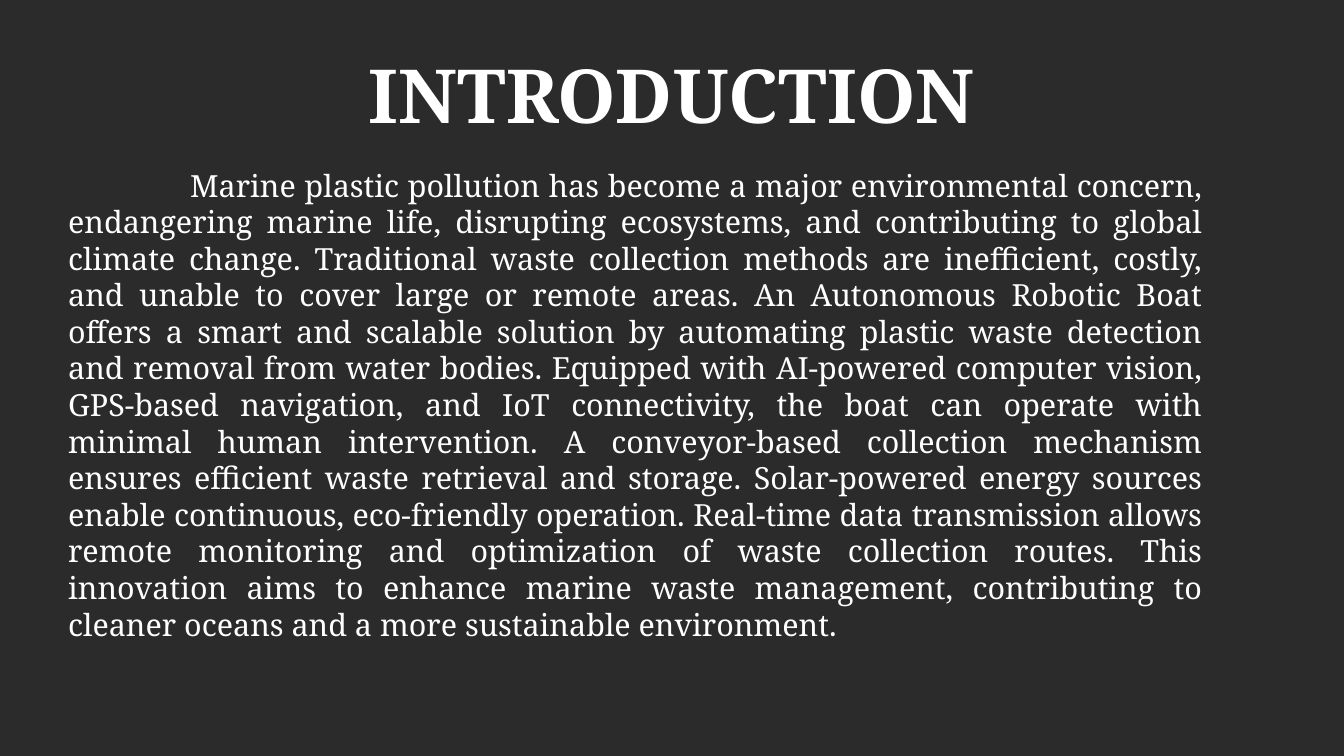
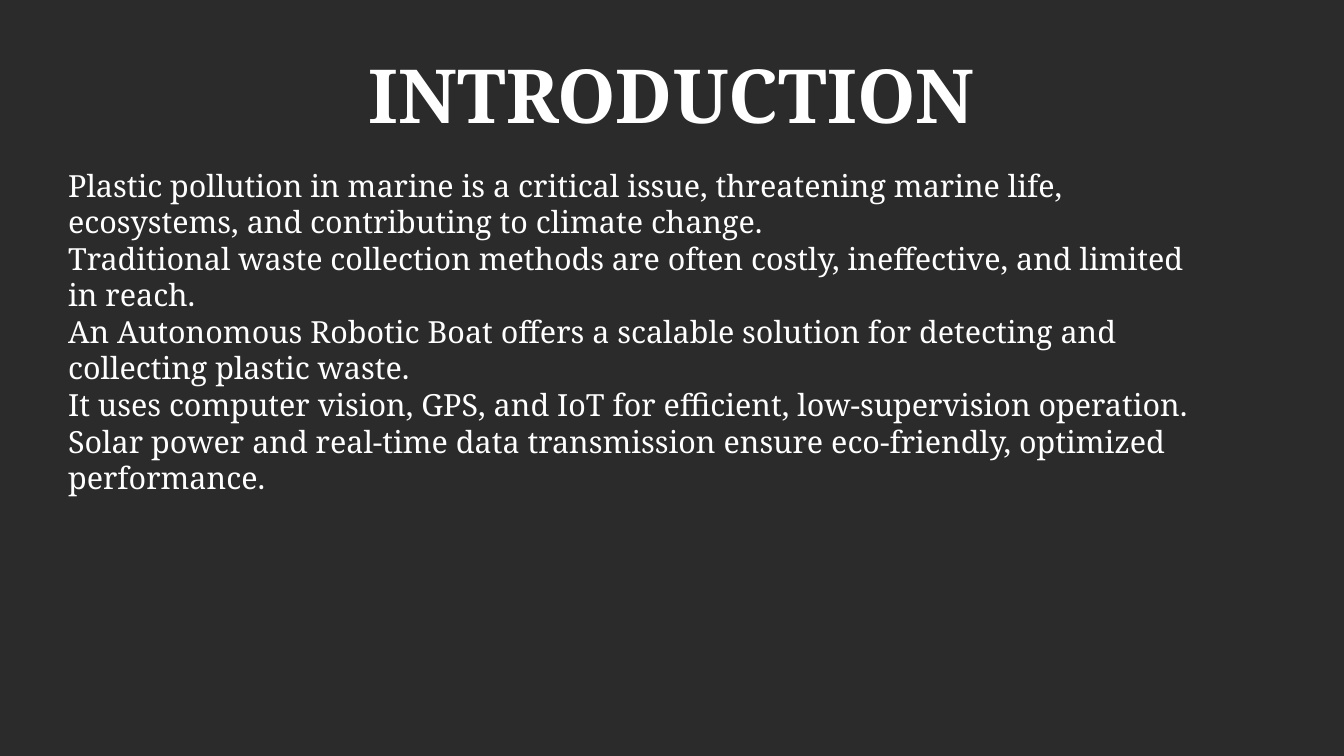
Before and after one commit to partha235/sea_plastic, a slide deck: slide 5 of zeroth_review.odp. Drawn at 1344x756 pixels with LibreOffice and Linux fonts; fonts in the diff are those of the drawing; background and template pictures are left out; a plain dark background stands for a picture behind light text. Boxes give left, top, right and bottom in pixels: in the first picture for what was removed or moved away, otherwise in the second. Text is boxed around its words. In the diff, an @@ line names an element or a change of style, - is before the commit and + after.

```diff
--- a/zeroth_review.odp
+++ b/zeroth_review.odp
@@ text at [68, 173, 1188, 497]: text changed @@
-Marine plastic pollution has become a major environmental concern, endangering marine life, disrupting ecosystems, and contributing to global climate change. Traditional waste collection methods are inefficient, costly, and unable to cover large or remote areas. An Autonomous Robotic Boat offers a smart and scalable solution by automating plastic waste detection and removal from water bodies. Equipped with AI-powered computer vision, GPS-based navigation, and IoT connectivity, the boat can operate with minimal human intervention. A conveyor-based collection mechanism ensures efficient waste retrieval and storage. Solar-powered energy sources enable continuous, eco-friendly operation. Real-time data transmission allows remote monitoring and optimization of waste collection routes. This innovation aims to enhance marine waste management, contributing to cleaner oceans and a more sustainable environment.
+Plastic pollution in marine is a critical issue, threatening marine life, ecosystems, and contributing to climate change.
+Traditional waste collection methods are often costly, ineffective, and limited in reach.
+An Autonomous Robotic Boat offers a scalable solution for detecting and collecting plastic waste.
+It uses computer vision, GPS, and IoT for efficient, low-supervision operation.
+Solar power and real-time data transmission ensure eco-friendly, optimized performance.
```
Also in this commit, not shown: 6 other slides changed, 1 slide added, 1 slide removed, 7 other files.
